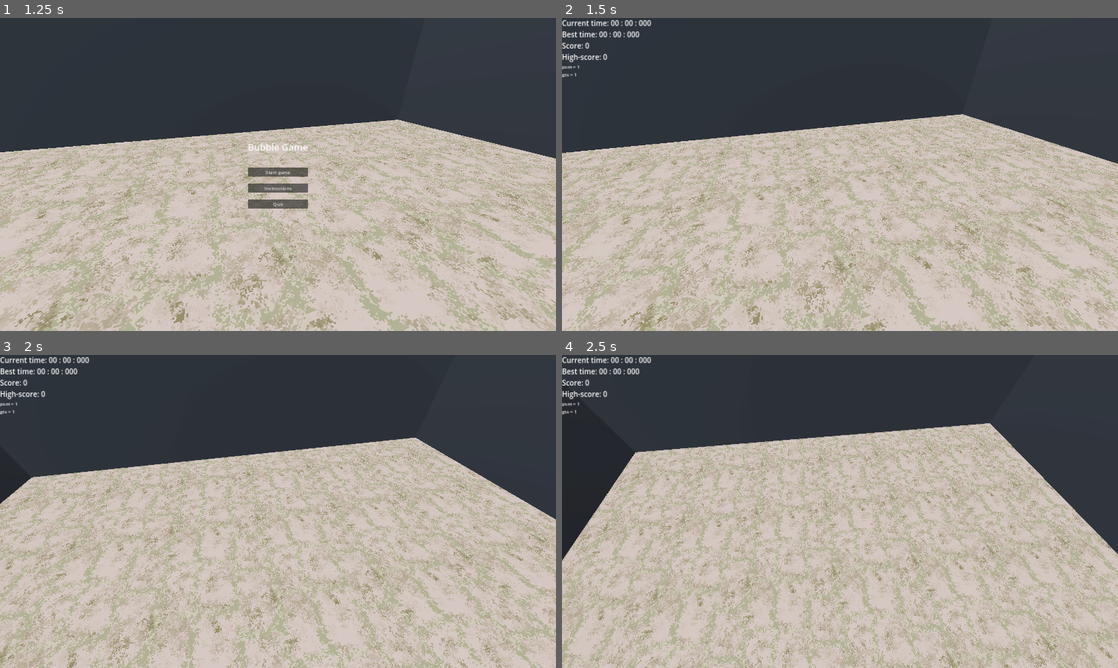
Above: before the commit, frames 1-4 (two rows, left to right).
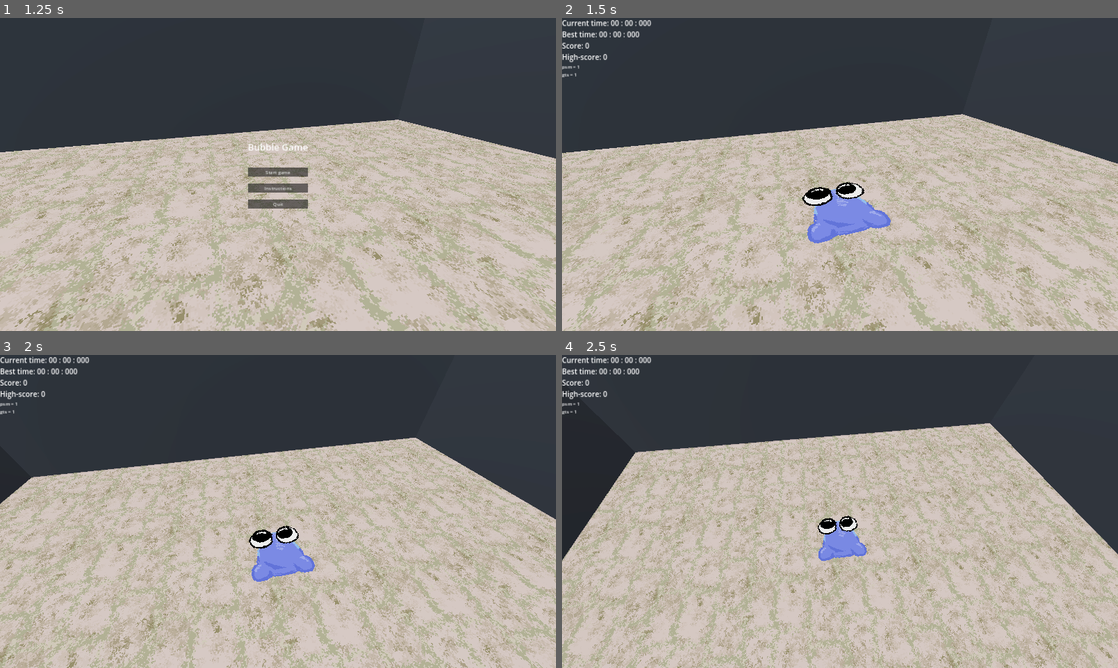
Above: after the commit, the same moments.

Repository: warriormaster12/Fsj2025
Game: Godot game, scene res://levels/actual_level.tscn
The game is run twice, just before and just after one commit, with the same random seed, the same clock (stepped at 60 frames per second) and the same inputs.
Inputs:
- Up to frame 1 (1.25 s): click "Start game" at 0.5 s
- Up to frame 2 (1.5 s): click "Start game" at 1.25 s
- Up to frame 3 (2 s): no input
- Up to frame 4 (2.5 s): tap Space (dash) at 2.1 s

Frame 1 is identical in both runs. In frame 2, 1.9% of the frame differs, in the area x 43-60%, y 52-72%; in frame 3, 1.4%; in frame 4, 0.9%.

Commit message:
Add animations

Diff:
--- a/prefabs/player/player.tscn
+++ b/prefabs/player/player.tscn
@@ -1,9 +1,329 @@
-[gd_scene load_steps=3 format=3 uid="uid://cwdwree8x8l0"]
+[gd_scene load_steps=36 format=3 uid="uid://cwdwree8x8l0"]
 
 [ext_resource type="Script" path="res://scripts/player.gd" id="1_4g4x7"]
+[ext_resource type="Texture2D" uid="uid://c8a1eoc1txxic" path="res://resources/images/spritesheets/bub_body_all.png" id="2_bvn4q"]
+[ext_resource type="Script" path="res://scripts/visual_container.gd" id="2_evcwn"]
+[ext_resource type="Texture2D" uid="uid://cv0wdnkoqoayq" path="res://resources/images/spritesheets/bub_eyes_all.png" id="2_nldhq"]
 
 [sub_resource type="BoxShape3D" id="BoxShape3D_s2map"]
 size = Vector3(2, 0.2, 2)
+
+[sub_resource type="Animation" id="Animation_x484y"]
+resource_name = "Idle"
+loop_mode = 1
+tracks/0/type = "value"
+tracks/0/imported = false
+tracks/0/enabled = true
+tracks/0/path = NodePath("Body:frame")
+tracks/0/interp = 1
+tracks/0/loop_wrap = true
+tracks/0/keys = {
+"times": PackedFloat32Array(0, 0.2, 0.4, 0.6, 0.8, 1),
+"transitions": PackedFloat32Array(1, 1, 1, 1, 1, 1),
+"update": 1,
+"values": [0, 1, 2, 3, 4, 5]
+}
+
+[sub_resource type="Animation" id="Animation_3yvhw"]
+length = 0.001
+tracks/0/type = "value"
+tracks/0/imported = false
+tracks/0/enabled = true
+tracks/0/path = NodePath("Body:frame")
+tracks/0/interp = 1
+tracks/0/loop_wrap = true
+tracks/0/keys = {
+"times": PackedFloat32Array(0),
+"transitions": PackedFloat32Array(1),
+"update": 1,
+"values": [0]
+}
+tracks/1/type = "value"
+tracks/1/imported = false
+tracks/1/enabled = true
+tracks/1/path = NodePath("Body:flip_h")
+tracks/1/interp = 1
+tracks/1/loop_wrap = true
+tracks/1/keys = {
+"times": PackedFloat32Array(0),
+"transitions": PackedFloat32Array(1),
+"update": 1,
+"values": [true]
+}
+
+[sub_resource type="Animation" id="Animation_tcf8a"]
+resource_name = "run_left"
+length = 0.5
+loop_mode = 1
+tracks/0/type = "value"
+tracks/0/imported = false
+tracks/0/enabled = true
+tracks/0/path = NodePath("Body:frame")
+tracks/0/interp = 1
+tracks/0/loop_wrap = true
+tracks/0/keys = {
+"times": PackedFloat32Array(0, 0.1, 0.2, 0.3, 0.4, 0.5),
+"transitions": PackedFloat32Array(1, 1, 1, 1, 1, 1),
+"update": 1,
+"values": [6, 7, 8, 9, 10, 11]
+}
+tracks/1/type = "value"
+tracks/1/imported = false
+tracks/1/enabled = true
+tracks/1/path = NodePath("Body:flip_h")
+tracks/1/interp = 1
+tracks/1/loop_wrap = true
+tracks/1/keys = {
+"times": PackedFloat32Array(0),
+"transitions": PackedFloat32Array(1),
+"update": 1,
+"values": [false]
+}
+
+[sub_resource type="Animation" id="Animation_1mmsa"]
+resource_name = "run_right"
+length = 0.5
+loop_mode = 1
+tracks/0/type = "value"
+tracks/0/imported = false
+tracks/0/enabled = true
+tracks/0/path = NodePath("Body:frame")
+tracks/0/interp = 1
+tracks/0/loop_wrap = true
+tracks/0/keys = {
+"times": PackedFloat32Array(0, 0.1, 0.2, 0.3, 0.4, 0.5),
+"transitions": PackedFloat32Array(1, 1, 1, 1, 1, 1),
+"update": 1,
+"values": [6, 7, 8, 9, 10, 11]
+}
+tracks/1/type = "value"
+tracks/1/imported = false
+tracks/1/enabled = true
+tracks/1/path = NodePath("Body:flip_h")
+tracks/1/interp = 1
+tracks/1/loop_wrap = true
+tracks/1/keys = {
+"times": PackedFloat32Array(0),
+"transitions": PackedFloat32Array(1),
+"update": 1,
+"values": [true]
+}
+
+[sub_resource type="AnimationLibrary" id="AnimationLibrary_b7y8d"]
+_data = {
+"Idle": SubResource("Animation_x484y"),
+"RESET": SubResource("Animation_3yvhw"),
+"run_left": SubResource("Animation_tcf8a"),
+"run_right": SubResource("Animation_1mmsa")
+}
+
+[sub_resource type="Animation" id="Animation_npx52"]
+resource_name = "idle_up"
+loop_mode = 1
+tracks/0/type = "value"
+tracks/0/imported = false
+tracks/0/enabled = true
+tracks/0/path = NodePath("Eyes:frame")
+tracks/0/interp = 1
+tracks/0/loop_wrap = true
+tracks/0/keys = {
+"times": PackedFloat32Array(0, 0.2, 0.4, 0.6, 0.8, 1),
+"transitions": PackedFloat32Array(1, 1, 1, 1, 1, 1),
+"update": 1,
+"values": [0, 1, 2, 3, 4, 5]
+}
+
+[sub_resource type="Animation" id="Animation_vtp0y"]
+resource_name = "idle_left"
+loop_mode = 1
+tracks/0/type = "value"
+tracks/0/imported = false
+tracks/0/enabled = true
+tracks/0/path = NodePath("Eyes:frame")
+tracks/0/interp = 1
+tracks/0/loop_wrap = true
+tracks/0/keys = {
+"times": PackedFloat32Array(0, 0.2, 0.4, 0.6, 0.8, 1),
+"transitions": PackedFloat32Array(1, 1, 1, 1, 1, 1),
+"update": 1,
+"values": [6, 7, 8, 9, 10, 11]
+}
+
+[sub_resource type="Animation" id="Animation_mlvfo"]
+resource_name = "idle_right"
+loop_mode = 1
+tracks/0/type = "value"
+tracks/0/imported = false
+tracks/0/enabled = true
+tracks/0/path = NodePath("Eyes:frame")
+tracks/0/interp = 1
+tracks/0/loop_wrap = true
+tracks/0/keys = {
+"times": PackedFloat32Array(0, 0.2, 0.4, 0.6, 0.8, 1),
+"transitions": PackedFloat32Array(1, 1, 1, 1, 1, 1),
+"update": 1,
+"values": [12, 13, 14, 15, 16, 17]
+}
+
+[sub_resource type="Animation" id="Animation_qfoaj"]
+resource_name = "run_up"
+length = 0.5
+loop_mode = 1
+tracks/0/type = "value"
+tracks/0/imported = false
+tracks/0/enabled = true
+tracks/0/path = NodePath("Eyes:frame")
+tracks/0/interp = 1
+tracks/0/loop_wrap = true
+tracks/0/keys = {
+"times": PackedFloat32Array(0, 0.1, 0.2, 0.3, 0.4, 0.5),
+"transitions": PackedFloat32Array(1, 1, 1, 1, 1, 1),
+"update": 1,
+"values": [18, 19, 20, 21, 22, 23]
+}
+
+[sub_resource type="Animation" id="Animation_oebpm"]
+resource_name = "run_left"
+length = 0.5
+loop_mode = 1
+tracks/0/type = "value"
+tracks/0/imported = false
+tracks/0/enabled = true
+tracks/0/path = NodePath("Eyes:frame")
+tracks/0/interp = 1
+tracks/0/loop_wrap = true
+tracks/0/keys = {
+"times": PackedFloat32Array(0, 0.1, 0.2, 0.3, 0.4, 0.5),
+"transitions": PackedFloat32Array(1, 1, 1, 1, 1, 1),
+"update": 1,
+"values": [24, 25, 26, 27, 28, 29]
+}
+
+[sub_resource type="Animation" id="Animation_gk50g"]
+resource_name = "run_right"
+length = 0.5
+loop_mode = 1
+tracks/0/type = "value"
+tracks/0/imported = false
+tracks/0/enabled = true
+tracks/0/path = NodePath("Eyes:frame")
+tracks/0/interp = 1
+tracks/0/loop_wrap = true
+tracks/0/keys = {
+"times": PackedFloat32Array(0, 0.1, 0.2, 0.3, 0.4, 0.5),
+"transitions": PackedFloat32Array(1, 1, 1, 1, 1, 1),
+"update": 1,
+"values": [30, 31, 32, 33, 34, 35]
+}
+
+[sub_resource type="Animation" id="Animation_ysb3e"]
+length = 0.001
+tracks/0/type = "value"
+tracks/0/imported = false
+tracks/0/enabled = true
+tracks/0/path = NodePath("Eyes:frame")
+tracks/0/interp = 1
+tracks/0/loop_wrap = true
+tracks/0/keys = {
+"times": PackedFloat32Array(0),
+"transitions": PackedFloat32Array(1),
+"update": 1,
+"values": [0]
+}
+
+[sub_resource type="AnimationLibrary" id="AnimationLibrary_34h0n"]
+_data = {
+"RESET": SubResource("Animation_ysb3e"),
+"idle_left": SubResource("Animation_vtp0y"),
+"idle_right": SubResource("Animation_mlvfo"),
+"idle_up": SubResource("Animation_npx52"),
+"run_left": SubResource("Animation_oebpm"),
+"run_right": SubResource("Animation_gk50g"),
+"run_up": SubResource("Animation_qfoaj")
+}
+
+[sub_resource type="AnimationNodeAnimation" id="AnimationNodeAnimation_5xkrs"]
+animation = &"Idle"
+
+[sub_resource type="AnimationNodeAnimation" id="AnimationNodeAnimation_6otrl"]
+animation = &"Idle"
+
+[sub_resource type="AnimationNodeAnimation" id="AnimationNodeAnimation_8nog0"]
+animation = &"run_left"
+
+[sub_resource type="AnimationNodeAnimation" id="AnimationNodeAnimation_7l1of"]
+animation = &"run_right"
+
+[sub_resource type="AnimationNodeAnimation" id="AnimationNodeAnimation_4bpha"]
+animation = &"Idle"
+
+[sub_resource type="AnimationNodeBlendSpace2D" id="AnimationNodeBlendSpace2D_sabs4"]
+blend_point_0/node = SubResource("AnimationNodeAnimation_5xkrs")
+blend_point_0/pos = Vector2(0, 1)
+blend_point_1/node = SubResource("AnimationNodeAnimation_6otrl")
+blend_point_1/pos = Vector2(0, -1)
+blend_point_2/node = SubResource("AnimationNodeAnimation_8nog0")
+blend_point_2/pos = Vector2(-1, 0)
+blend_point_3/node = SubResource("AnimationNodeAnimation_7l1of")
+blend_point_3/pos = Vector2(1, 0)
+blend_point_4/node = SubResource("AnimationNodeAnimation_4bpha")
+blend_point_4/pos = Vector2(0, 0)
+blend_mode = 1
+
+[sub_resource type="AnimationNodeBlendTree" id="AnimationNodeBlendTree_m3mf7"]
+graph_offset = Vector2(-327.627, 14.7543)
+nodes/idle_run/node = SubResource("AnimationNodeBlendSpace2D_sabs4")
+nodes/idle_run/position = Vector2(-190, 100)
+nodes/output/position = Vector2(330, 110)
+node_connections = [&"output", 0, &"idle_run"]
+
+[sub_resource type="AnimationNodeAnimation" id="AnimationNodeAnimation_b3vk5"]
+animation = &"idle_up"
+
+[sub_resource type="AnimationNodeAnimation" id="AnimationNodeAnimation_iyk3n"]
+animation = &"idle_left"
+
+[sub_resource type="AnimationNodeAnimation" id="AnimationNodeAnimation_pk7k8"]
+animation = &"idle_right"
+
+[sub_resource type="AnimationNodeBlendSpace1D" id="AnimationNodeBlendSpace1D_u0fek"]
+blend_point_0/node = SubResource("AnimationNodeAnimation_b3vk5")
+blend_point_0/pos = 0.0
+blend_point_1/node = SubResource("AnimationNodeAnimation_iyk3n")
+blend_point_1/pos = -1.0
+blend_point_2/node = SubResource("AnimationNodeAnimation_pk7k8")
+blend_point_2/pos = 1.0
+blend_mode = 1
+
+[sub_resource type="AnimationNodeAnimation" id="AnimationNodeAnimation_wiag8"]
+animation = &"run_up"
+
+[sub_resource type="AnimationNodeAnimation" id="AnimationNodeAnimation_35xqi"]
+animation = &"run_left"
+
+[sub_resource type="AnimationNodeAnimation" id="AnimationNodeAnimation_2wn1n"]
+animation = &"run_right"
+
+[sub_resource type="AnimationNodeBlendSpace1D" id="AnimationNodeBlendSpace1D_ah2wm"]
+blend_point_0/node = SubResource("AnimationNodeAnimation_wiag8")
+blend_point_0/pos = 0.0
+blend_point_1/node = SubResource("AnimationNodeAnimation_35xqi")
+blend_point_1/pos = -1.0
+blend_point_2/node = SubResource("AnimationNodeAnimation_2wn1n")
+blend_point_2/pos = 1.0
+blend_mode = 1
+
+[sub_resource type="AnimationNodeBlend2" id="AnimationNodeBlend2_5tnu2"]
+
+[sub_resource type="AnimationNodeBlendTree" id="AnimationNodeBlendTree_su207"]
+graph_offset = Vector2(-441.152, 77.0105)
+nodes/IdleEyes/node = SubResource("AnimationNodeBlendSpace1D_u0fek")
+nodes/IdleEyes/position = Vector2(-320, 120)
+nodes/RunEyes/node = SubResource("AnimationNodeBlendSpace1D_ah2wm")
+nodes/RunEyes/position = Vector2(-350, 290)
+nodes/idle_run/node = SubResource("AnimationNodeBlend2_5tnu2")
+nodes/idle_run/position = Vector2(20, 120)
+node_connections = [&"idle_run", 0, &"IdleEyes", &"idle_run", 1, &"RunEyes", &"output", 0, &"idle_run"]
 
 [node name="Player" type="CharacterBody3D" groups=["player"]]
 motion_mode = 1
@@ -15,7 +335,40 @@
 
 [node name="VisualContainer" type="Node3D" parent="."]
 transform = Transform3D(2, 0, 0, 0, 2, 0, 0, 0, 2, 0, 0, 0)
+script = ExtResource("2_evcwn")
 
 [node name="Eyes" type="Sprite3D" parent="VisualContainer"]
+transform = Transform3D(1, 0, 0, 0, 1, 0, 0, 0, 1, 0, 0.0156569, 0)
+axis = 1
+texture_filter = 0
+texture = ExtResource("2_nldhq")
+hframes = 36
 
 [node name="Body" type="Sprite3D" parent="VisualContainer"]
+flip_h = true
+axis = 1
+texture_filter = 0
+texture = ExtResource("2_bvn4q")
+hframes = 12
+
+[node name="BodyAnimationPlayer" type="AnimationPlayer" parent="VisualContainer"]
+libraries = {
+"": SubResource("AnimationLibrary_b7y8d")
+}
+
+[node name="EyesAnimationPlayer" type="AnimationPlayer" parent="VisualContainer"]
+libraries = {
+"": SubResource("AnimationLibrary_34h0n")
+}
+
+[node name="BodyAnimationTree" type="AnimationTree" parent="VisualContainer"]
+tree_root = SubResource("AnimationNodeBlendTree_m3mf7")
+anim_player = NodePath("../BodyAnimationPlayer")
+parameters/idle_run/blend_position = Vector2(0, 0)
+
+[node name="EyesAnimTree" type="AnimationTree" parent="VisualContainer"]
+tree_root = SubResource("AnimationNodeBlendTree_su207")
+anim_player = NodePath("../EyesAnimationPlayer")
+parameters/IdleEyes/blend_position = 0.0
+parameters/RunEyes/blend_position = 0.0
+parameters/idle_run/blend_amount = 0.0
--- a/scripts/visual_container.gd
+++ b/scripts/visual_container.gd
@@ -1,8 +1,9 @@
 extends Node3D
 
 @onready var player: PlayerController = get_owner()
-@onready var body: AnimatedSprite3D = $Body
-@onready var eyes: AnimatedSprite3D = $Eyes
+@onready var body_anim_tree: AnimationTree = $BodyAnimationTree
+@onready var eyes_anim_tree: AnimationTree = $EyesAnimTree
+@onready var eyes: Sprite3D = $Eyes
 
 # Called when the node enters the scene tree for the first time.
 func _ready() -> void:
@@ -10,17 +11,14 @@
 
 
 func manage_eyes(direction: Vector3) -> void:
-	pass
+	eyes.flip_h = sign(direction.x) == 1
+	var running: bool = ceilf(direction.x) == 1.0
+	eyes_anim_tree.set("parameters/idle_run/blend_amount", abs(direction.x))
+	if running:
+		eyes.set("parameters/run_eyes/blend_position", -direction.x if eyes.flip_h else direction.x)
 
 func manage_body(direction: Vector3) -> void:
-	if direction.length() > 0.0:
-		if abs(direction.x) == 1.0:
-			body.play("run")
-		else:
-			body.play("idle")
-		body.flip_h = true if direction.x == 1.0 else false
-	else:
-		body.play("idle")
+	body_anim_tree.set("parameters/idle_run/blend_position", direction)
 
 # Called every frame. 'delta' is the elapsed time since the previous frame.
 func _process(_delta: float) -> void:
Binary file added: resources/images/spritesheets/bub_body_all.png
Not shown, changed: resources/images/spritesheets/bub_body_all.png.import
Binary file removed: resources/images/spritesheets/bub_body_idle.png
Binary file added: resources/images/spritesheets/bub_eyes_all.png
Not shown, changed: resources/images/spritesheets/bub_eyes_all.png.import
Binary file removed: resources/images/spritesheets/bub_eyes_idle_left.png
Binary file removed: resources/images/spritesheets/bub_eyes_idle_right.png
Not shown, removed: resources/images/spritesheets/bub_eyes_idle_right.png.import
Binary file removed: resources/images/spritesheets/bub_eyes_idle_up.png
Not shown, removed: resources/images/spritesheets/bub_eyes_idle_up.png.import
Binary file removed: resources/images/spritesheets/bub_eyes_run.png
Not shown, removed: resources/images/spritesheets/bub_eyes_run.png.import
(and 9 more such lines)
